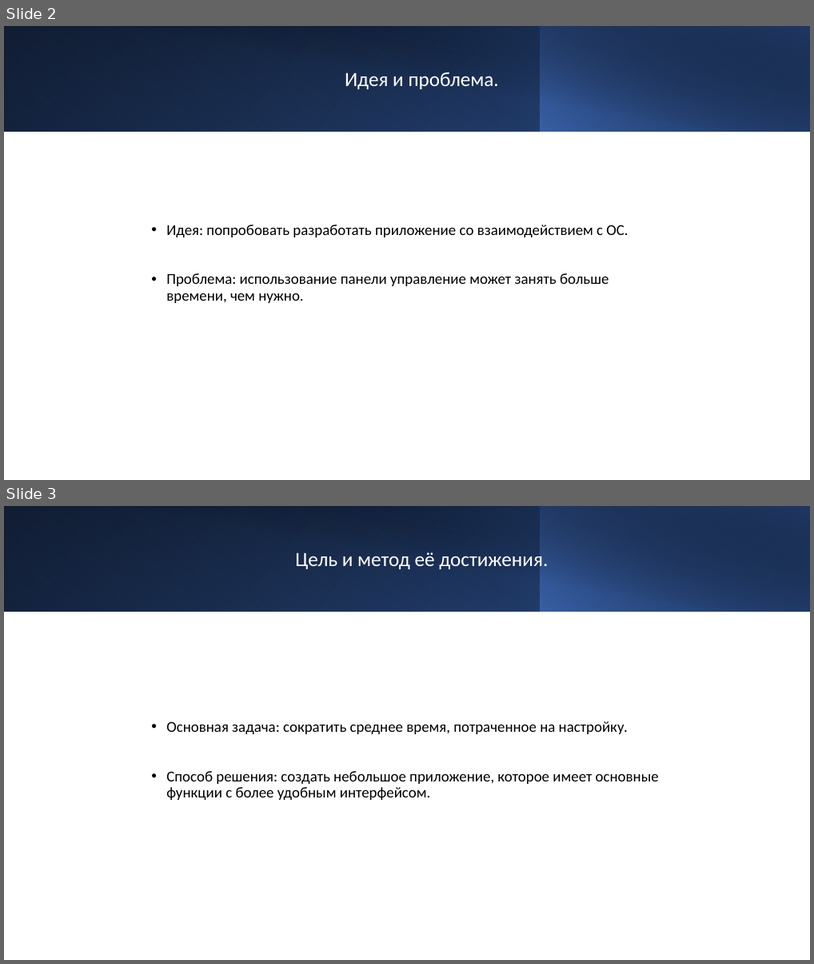
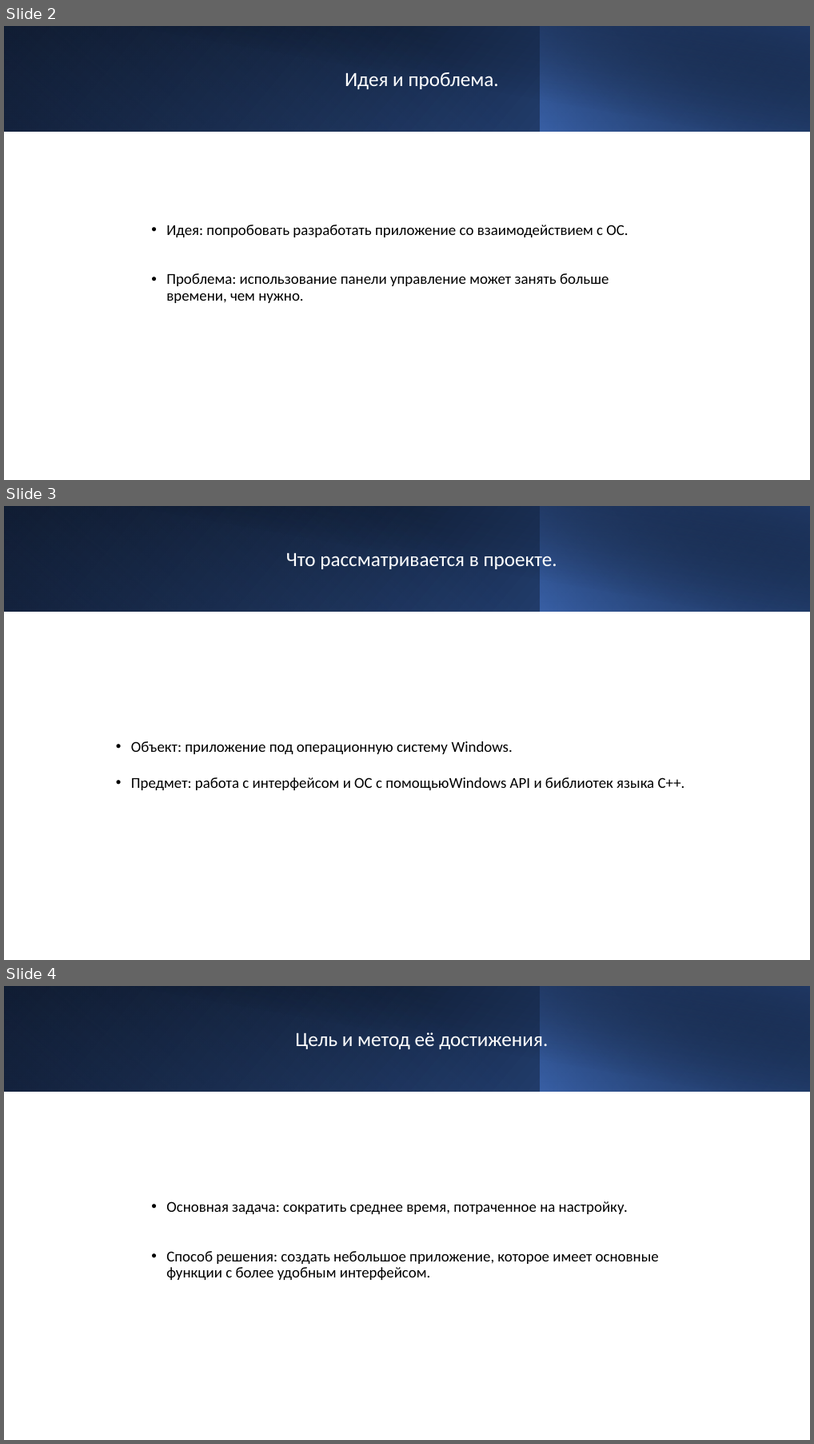
Before and after one commit to mosheadd/WinAPI_PRoject, a slide deck: Презентация.pptx. Shown one above the other, each under a label of ours: slides 2 and 3 before the commit, slides 2, 3 and 4 after it. The pictures are 814x964 and 814x1444 pixels, drawn with LibreOffice and Linux fonts; fonts in the diff are those of the drawing. Boxes give left, top, right and bottom in pixels: in the first picture for what was removed or moved away, otherwise in the second. Text is boxed around its words. In the diff, an @@ line names an element or a change of style, - is before the commit and + after.

```diff
--- a/Презентация.pptx
+++ b/Презентация.pptx
@@ slide 3 added at [4, 506, 810, 960], background #FFFFFF @@
@@ rectangle added at [4, 506, 810, 612], fill gradient #000000 to #2F5597 @@
@@ rectangle added at [4, 506, 541, 612], fill gradient #4472C4 to #203864 @@
@@ rectangle added at [34, 506, 810, 612], fill gradient #000000 to #203864 @@
@@ rectangle added at [541, 506, 810, 612], fill gradient #4472C4 to #000000 @@
@@ title added at [286, 552, 558, 571], 24 pt, text #FFFFFF @@
+Что рассматривается в проекте.
@@ text added at [131, 741, 686, 790], 18 pt, text #000000 @@
+• Объект: приложение под операционную систему Windows.
+• Предмет: работа с интерфейсом и ОС с помощьюWindows API и библиотек языка C++.
@@ what was slide 3 is now slide 4 @@
```
Also in this commit, not shown: 1 slide changed.
